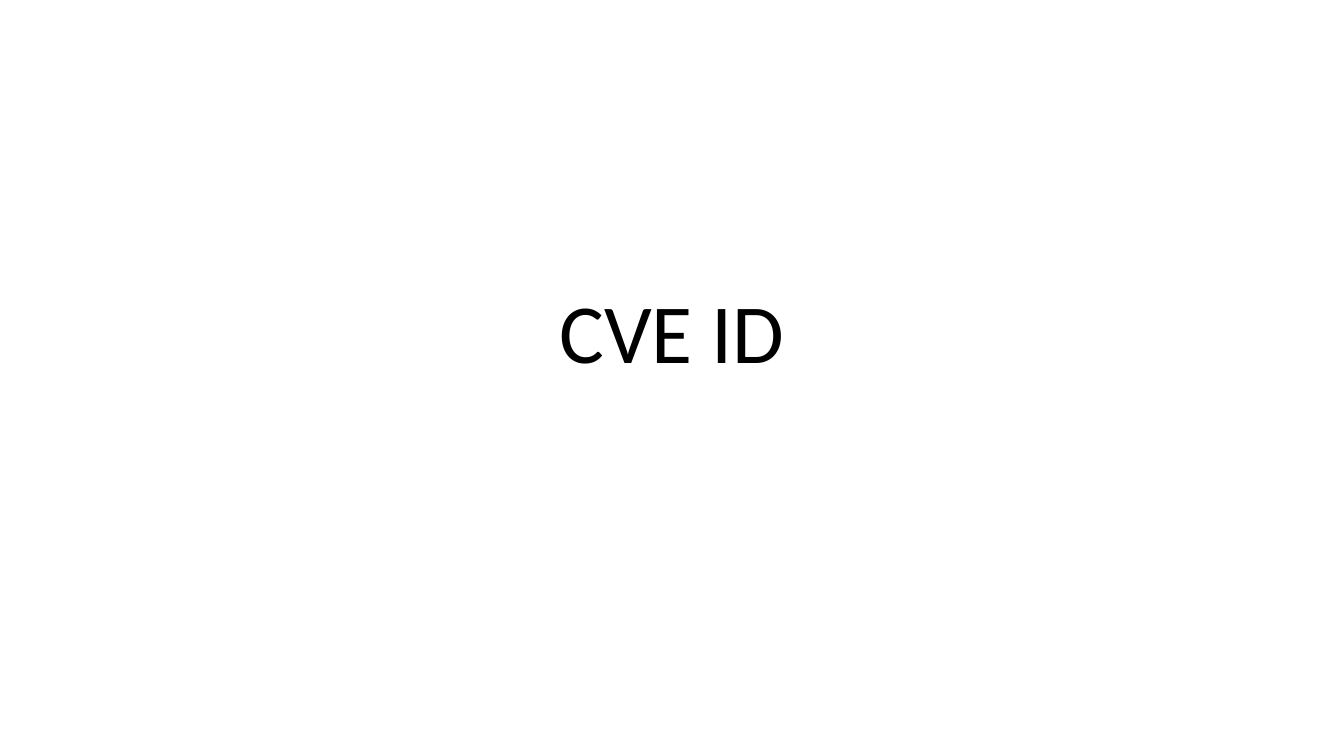
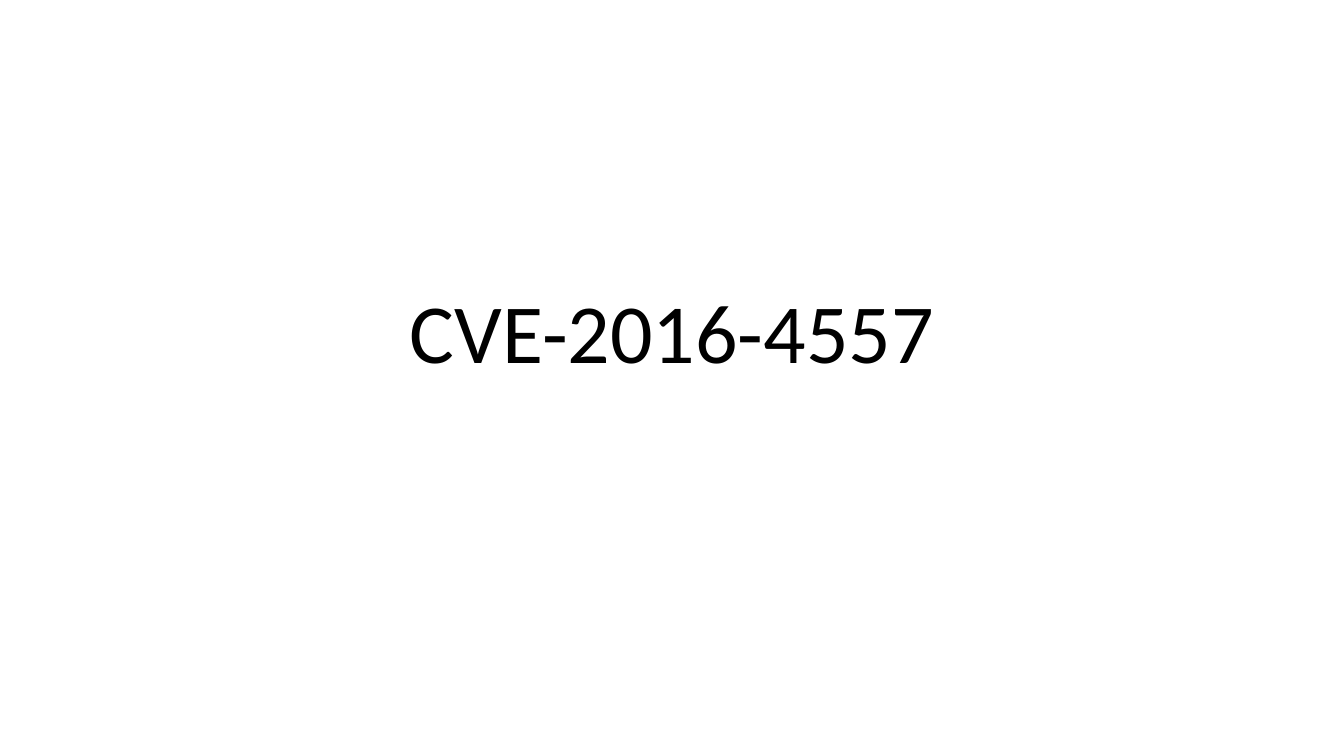
Before and after one commit to mudongliang/Kernel_Vulnerabilities, a slide deck: slide 1 of UAF/2016/CVE-2016-4557.pptx. Drawn at 1344x756 pixels with LibreOffice and Linux fonts; fonts in the diff are those of the drawing. Boxes give left, top, right and bottom in pixels: in the first picture for what was removed or moved away, otherwise in the second. Text is boxed around its words. In the diff, an @@ line names an element or a change of style, - is before the commit and + after.

```diff
--- a/UAF/2016/CVE-2016-4557.pptx
+++ b/UAF/2016/CVE-2016-4557.pptx
@@ title at <box>410,306,934,364</box>: text changed @@
-CVE ID
+CVE-2016-4557
```
Also in this commit, not shown: 2 other slides changed, 4 slides added, 2 slides removed, 3 other files.
